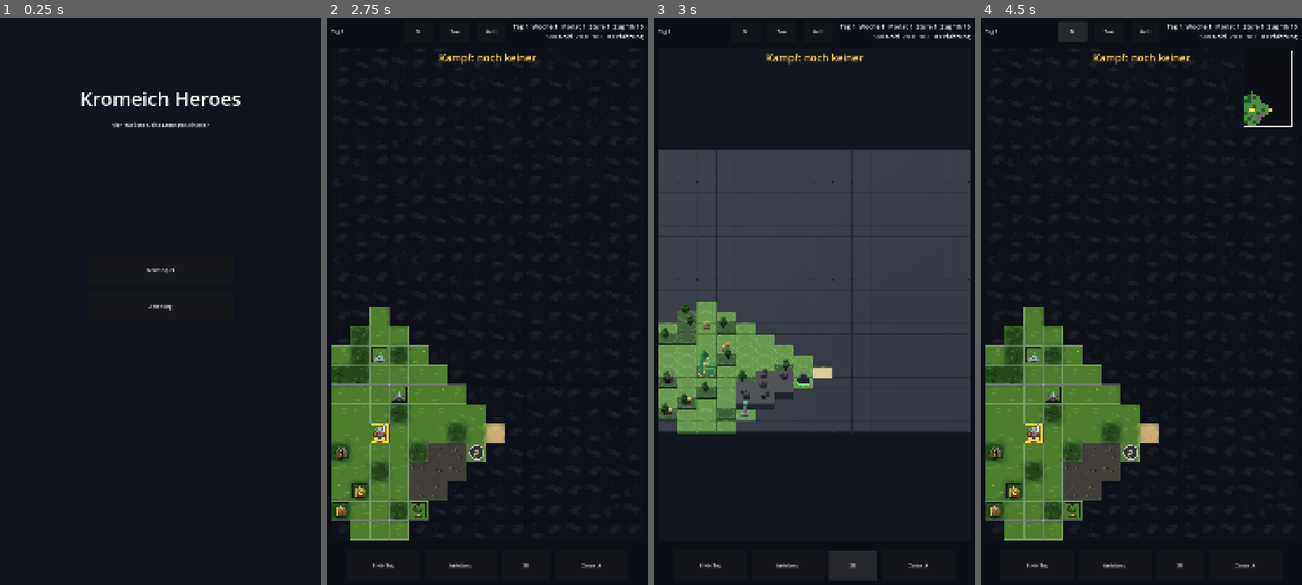
Above: before the commit, frames 1-4 (left to right).
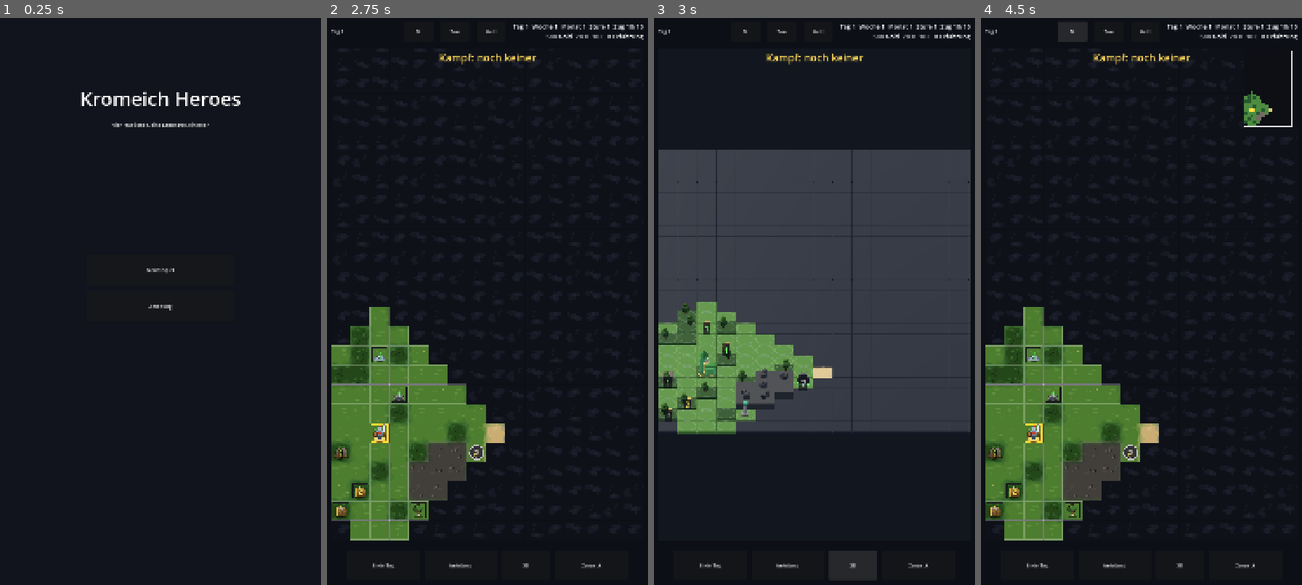
Above: after the commit, the same moments.

Repository: florianbrimmers-glitch/Kromeich-Partner
Game: Godot game, scene res://scenes/Main.tscn
The game is run twice, just before and just after one commit, with the same random seed, the same clock (stepped at 60 frames per second) and the same inputs.
Inputs (mouse positions are in pixels of both pictures, inside the frame that each line leads up to):
- Up to frame 1 (0.25 s): no input
- Up to frame 2 (2.75 s): click "Neues Spiel" at 0.5 s; click (487, 386) at 1.27 s; type "12" at 1.35 s; click "Waldvolk" at 2 s
- Up to frame 3 (3 s): click "3D" at 2.75 s
- Up to frame 4 (4.5 s): click "2D" at 3.5 s; click "M" at 4.25 s

Frames 1-2 are identical in both runs. In frame 3, 0.3% of the frame differs, in the area x 2-48%, y 53-72%; in frame 4, nothing differs.

Commit message:
It. 57: Wachzahlen auf der 3D-Karte, aus einer Quelle
Die Zahlen an Staedten, Monstern und Objekten standen DREIMAL fast gleich
im Zeichencode, und die raeumliche Karte haette eine vierte Kopie
gebraucht. Drei Kopien laufen auseinander; vier ganz sicher.

_guard_labels() liefert sie jetzt einmal als {Feld: {text, color, frac}}.
Die 2D-Karte liest sie beim Zeichnen, die 3D-Ansicht legt sie als flache
Schrift ueber das Bild. Die Regeln sind unveraendert: eine fremde Stadt
zeigt ihre Garnison nur sichtbar, ein Monster bleibt im erkundeten Nebel
sichtbar aber als "?", die Staerke steht erst unter halber Sichtweite
fest. Neu ist nur, dass es sie einmal gibt.

ZWEI BEFUNDE:

1. Der Abgleich lief im falschen Takt. Die 3D-Karte wurde ueber ein
   Schmutzig-Bit im _process aufgebaut, gezeichnet wird aber im _draw.
   Die Zahlen brauchen die KAMERA, um ihre Bildpunkte zu rechnen - und
   die stand beim ersten Zeichnen noch auf ihrem Anfangswert:
   Schriftgroesse 567, irgendwo ausserhalb, danach kein Neuzeichnen mehr,
   das es korrigiert haette. Auf dem Bild sah es aus, als gaebe es die
   Zahlen nicht. Jetzt haengt _map3d_apply am Anfang von _draw_map -
   dasselbe Muster wie _field3d_apply im Kampfschirm, das von Anfang an
   richtig war. Zwei Schirme, zwei Muster fuer dieselbe Aufgabe: das war
   der eigentliche Fehler.

2. Gelbe Zahl auf gelber Scheibe. In 2D sitzt die Zahl auf einer grauen
   Scheibe mit farbigem Ring aussenherum; in 3D IST die Scheibe die
   Bedrohungsfarbe. Die Zahl war da und unsichtbar. Jetzt liegt ein
   dunkler Traeger darunter - unabhaengig davon, was darunter steht.

test_world3d prueft die Liste als Eigenschaften: jedes sichtbare Monster
traegt eine Zahl, eigene Staedte nicht, nichts auf unerforschtem Feld,
jede Zahl ist Ziffer oder "?". Dazu eine Pruefung, ob MAP_WIDTH ueber
get() ueberhaupt ankommt - waere es 0, waeren die drei Pruefungen darunter
gruen, ohne etwas zu pruefen.

Alle 25 Suiten gruen.

Co-Authored-By: Claude Opus 5 <noreply@anthropic.com>
Claude-Session: https://claude.ai/code/session_01PbmYhJGHjN5Xn9n64Vbz1B

Diff:
--- a/game/scripts/ui/WorldMapScreen.gd
+++ b/game/scripts/ui/WorldMapScreen.gd
@@ -414,10 +414,9 @@
 var _map3d = null
 var _map3d_vp: SubViewport = null
 var _map3d_on: bool = false
-# Der Aufbau wird nicht sofort erledigt, sondern EINMAL pro Bild. Beim
-# Ziehen der Karte feuert _request_redraw je Mausbewegung; ohne diesen
-# Riegel wuerden 468 Kacheln mehrfach im selben Bild neu aufgestellt.
-var _map3d_dirty: bool = false
+# Der Abgleich haengt am Zeichnen der Kartenflaeche (siehe _draw_map).
+# Godot fasst mehrere queue_redraw eines Bildes zusammen, also wird auch
+# beim Ziehen nur einmal je Bild neu aufgestellt.
 # Minimap: vollstaendig sichtbare Uebersichtskarte oben rechts. Zeichnet
 # pro Kachel ein Farb-Pixel, das aktuelle Viewport-Rechteck und
 # Helden-Positionen. Tap springt zum entsprechenden Feld.
@@ -1488,7 +1487,20 @@
 	# Bei aktiver 3D-Ansicht wird die 2D-Karte NICHT gezeichnet. Sie laege
 	# sonst deckend darueber, und weil beide dasselbe Modell zeigen, waere
 	# nicht einmal zu sehen, dass zwei Ansichten uebereinanderliegen.
+	# EIN TRICHTER FUER BEIDE ANSICHTEN - dasselbe Muster wie
+	# `_field3d_apply` im Kampfschirm. Jeder Weg, der die Karte aendert,
+	# ruft schon `queue_redraw`; den Abgleich hier anzuhaengen heisst, dass
+	# es keine Stelle gibt, an der man ihn vergessen kann.
+	#
+	# VORHER LIEF ER IM _process MIT EINEM SCHMUTZIG-BIT, und das war
+	# falsch herum: die Zahlen ueber der 3D-Karte brauchen die KAMERA, um
+	# ihre Bildpunkte zu rechnen, und die stand beim Zeichnen noch auf
+	# ihrem Anfangswert. Ergebnis waren Zahlen in Schriftgroesse 567
+	# irgendwo ausserhalb - und danach nie wieder ein Neuzeichnen, das sie
+	# korrigiert haette. Auf dem Bild sah es aus, als gaebe es sie nicht.
+	_map3d_apply()
 	if _map3d_on:
+		_draw_map3d_labels()
 		return
 	var tiles: Array = _map["tiles"]
 	var origin := _map_origin()
@@ -1503,6 +1515,7 @@
 	# einer vergleichbaren Einheit. Der Spieler verlor seine Armee an
 	# einen Kampf, den die Karte gelb (= Sieg mit Verlusten) anzeigte.
 	var eff_gold: int = _player_gold_power()
+	var labels: Dictionary = _guard_labels()
 	var mfont: Font = ThemeDB.fallback_font
 	for y in range(MAP_HEIGHT):
 		for x in range(MAP_WIDTH):
@@ -1582,19 +1595,13 @@
 			_map_area.draw_rect(crect, _ai_ring_color(owner), false, 4.0)
 		else:
 			_map_area.draw_rect(crect, Color(0.1, 0.1, 0.12), false, 2.0)
-		var garrison: int = Garrison.total(city.get("garrison_army", {}))
-		if owner != OWNER_HERO and garrison > 0 and cfog == FOG_VISIBLE:
-			var cdist: int = abs(cp.x - _hero.position.x) + abs(cp.y - _hero.position.y)
-			var gtxt: String
-			var gcol: Color
-			if cdist <= MONSTER_VIEW_RANGE:
-				gtxt = str(garrison)
-				gcol = _threat_color(eff_gold,
-					_threat_gold(city.get("garrison_army", {}) as Dictionary))
-			else:
-				gtxt = "?"
-				gcol = Color(0.75, 0.75, 0.75)
-			var gsize: int = int(_tile_size * 0.45)
+		# Text und Farbe kommen aus _guard_labels() - die Regel, WANN eine
+		# Zahl steht und ob sie "?" ist, gibt es nur dort.
+		if labels.has(cp):
+			var gl: Dictionary = labels[cp]
+			var gtxt: String = String(gl["text"])
+			var gcol: Color = gl["color"] as Color
+			var gsize: int = int(_tile_size * float(gl["frac"]))
 			var gs := mfont.get_string_size(gtxt, HORIZONTAL_ALIGNMENT_CENTER, -1, gsize)
 			var gcenter := cpos + Vector2(_tile_size * 0.5, _tile_size * 0.5)
 			var gp := gcenter + Vector2(-gs.x * 0.5, gs.y * 0.3)
@@ -1614,22 +1621,14 @@
 		var mfog: int = _fog_get(_fog_player, mp)
 		if mfog == FOG_HIDDEN:
 			continue
-		var mstr: int = int(m["strength"])
 		var mpx := origin + Vector2(mp.x * _tile_size + _tile_size * 0.5, mp.y * _tile_size + _tile_size * 0.5)
 		var mrad := _tile_size * 0.36
-		var dist: int = abs(mp.x - _hero.position.x) + abs(mp.y - _hero.position.y)
-		var txt: String
-		var tcol: Color
-		# Staerke steht erst unter halber Held-Sichtweite fest (Nahaufklae-
-		# rung). Darueber hinaus bleibt das Monster sichtbar, aber mit "?".
-		if mfog == FOG_VISIBLE and dist <= (HERO_SIGHT / 2):
-			# Angezeigt wird die ANZAHL der Kreaturen (das sieht man auf
-			# dem Feld), die FARBE kommt aus dem Gold-Vergleich.
-			txt = str(_monster_count(m))
-			tcol = _threat_color(eff_gold, _threat_gold_of_monster(m))
-		else:
-			txt = "?"
-			tcol = Color(0.75, 0.75, 0.75)
+		# Zahl und Farbe aus _guard_labels(): die Staerke steht erst unter
+		# halber Held-Sichtweite fest, darueber bleibt das Monster sichtbar,
+		# zeigt aber "?". Die Regel steht dort, nicht hier.
+		var ml: Dictionary = labels.get(mp, {})
+		var txt: String = String(ml.get("text", "?"))
+		var tcol: Color = ml.get("color", Color(0.75, 0.75, 0.75)) as Color
 		# Kreatur-Sprite statt abstrakter Scheibe (It. 35). Die Scheibe
 		# bleibt als Untergrund - sie traegt den Prognose-Ring und hebt die
 		# Figur vom Gelaende ab. Fehlt ein Sprite, bleibt es beim alten Bild.
@@ -1717,23 +1716,11 @@
 			_map_area.draw_rect(orect, _ai_ring_color(oowner), false, 4.0)
 		else:
 			_map_area.draw_rect(orect, Color(0.1, 0.1, 0.12), false, 2.0)
-		var ogd: int = int(obj.get("guard", 0))
-		if ogd > 0 and ofog == FOG_VISIBLE:
-			var odist: int = abs(op.x - _hero.position.x) + abs(op.y - _hero.position.y)
-			var otxt: String
-			var ocol: Color
-			if odist <= MONSTER_VIEW_RANGE:
-				# Zahl = Kreaturen der Wache, Farbe = Gold-Vergleich.
-				var g_army: Dictionary = _object_guard_army(obj)
-				var g_cnt: int = 0
-				for gk in g_army.keys():
-					g_cnt += int(g_army[gk])
-				otxt = str(maxi(1, g_cnt))
-				ocol = _threat_color(eff_gold, _threat_gold(g_army))
-			else:
-				otxt = "?"
-				ocol = Color(0.75, 0.75, 0.75)
-			var osize: int = int(_tile_size * 0.4)
+		if labels.has(op):
+			var ol: Dictionary = labels[op]
+			var otxt: String = String(ol["text"])
+			var ocol: Color = ol["color"] as Color
+			var osize: int = int(_tile_size * float(ol["frac"]))
 			var oss := mfont.get_string_size(otxt, HORIZONTAL_ALIGNMENT_CENTER, -1, osize)
 			var ocenter := opos + Vector2(_tile_size * 0.5, _tile_size * 0.5)
 			var op2 := ocenter + Vector2(-oss.x * 0.5, oss.y * 0.3)
@@ -1994,9 +1981,7 @@
 		_map_area.queue_redraw()
 	if _minimap != null:
 		_minimap.queue_redraw()
-	# Ein Trichter fuer beide Ansichten: was die 2D-Karte neu zeichnen
-	# laesst, aendert auch die raeumliche.
-	_map3d_dirty = true
+
 
 
 func _toggle_sound() -> void:
@@ -2018,7 +2003,6 @@
 	var btn := get_node_or_null(view3d_toggle_path) as Button
 	if btn != null:
 		btn.text = "2D" if _map3d_on else "3D"
-	_map3d_dirty = true
 	_request_redraw()
 
 
@@ -2046,12 +2030,6 @@
 	cont.add_child(_map3d_vp)
 	_map3d = preload("res://scripts/ui/WorldMap3D.gd").new()
 	_map3d_vp.add_child(_map3d)
-
-
-func _process(_delta: float) -> void:
-	if _map3d_dirty:
-		_map3d_dirty = false
-		_map3d_apply()
 
 
 func _map3d_apply() -> void:
@@ -4047,6 +4025,109 @@
 	OBJECT_LEARNING: "obj_learning",
 	OBJECT_WINDMILL: "obj_windmill",
 }
+
+# DIE WACHZAHLEN AN EINER STELLE.
+#
+# Sie standen dreimal fast gleich im Zeichencode - einmal fuer Staedte,
+# einmal fuer Monster, einmal fuer Objekte -, und die raeumliche Ansicht
+# haette eine vierte Kopie gebraucht. Drei Kopien laufen auseinander; vier
+# ganz sicher. Jetzt entsteht die Liste einmal, die 2D-Karte liest sie beim
+# Zeichnen und die 3D-Ansicht legt sie als flache Schrift ueber das Bild.
+#
+# Die REGELN bleiben, wie sie waren: eine Stadt zeigt ihre Garnison nur,
+# wenn sie fremd und sichtbar ist; ein Monster bleibt im erkundeten Nebel
+# sichtbar, seine Staerke aber erst unter halber Sichtweite; alles
+# Weiterentfernte steht als "?" da. Die Zahl ist die Stueckzahl, die Farbe
+# kommt aus dem Gold-Vergleich (It. 38).
+func _guard_labels() -> Dictionary:
+	var out: Dictionary = {}
+	if _hero == null:
+		return out
+	var eff_gold: int = _player_gold_power()
+	var hp: Vector2i = _hero.position
+	for city in _cities:
+		var cd: Dictionary = city as Dictionary
+		var cp: Vector2i = cd["pos"]
+		var garrison: int = Garrison.total(cd.get("garrison_army", {}))
+		if int(cd.get("owner", OWNER_NEUTRAL)) == OWNER_HERO or garrison <= 0:
+			continue
+		if _fog_get(_fog_player, cp) != FOG_VISIBLE:
+			continue
+		var near: bool = absi(cp.x - hp.x) + absi(cp.y - hp.y) <= MONSTER_VIEW_RANGE
+		out[cp] = {
+			"text": str(garrison) if near else "?",
+			"color": _threat_color(eff_gold,
+				_threat_gold(cd.get("garrison_army", {}) as Dictionary))
+				if near else Color(0.75, 0.75, 0.75),
+			"frac": 0.45,
+		}
+	for m in _monsters:
+		var md: Dictionary = m as Dictionary
+		var mp: Vector2i = md["pos"]
+		var mfog: int = _fog_get(_fog_player, mp)
+		if mfog == FOG_HIDDEN:
+			continue
+		var mnear: bool = mfog == FOG_VISIBLE \
+			and absi(mp.x - hp.x) + absi(mp.y - hp.y) <= (HERO_SIGHT / 2)
+		out[mp] = {
+			"text": str(_monster_count(md)) if mnear else "?",
+			"color": _threat_color(eff_gold, _threat_gold_of_monster(md))
+				if mnear else Color(0.75, 0.75, 0.75),
+			"frac": 0.55,
+		}
+	for obj in _objects:
+		var od: Dictionary = obj as Dictionary
+		var op: Vector2i = od["pos"]
+		if int(od.get("guard", 0)) <= 0:
+			continue
+		if _fog_get(_fog_player, op) != FOG_VISIBLE:
+			continue
+		var onear: bool = absi(op.x - hp.x) + absi(op.y - hp.y) <= MONSTER_VIEW_RANGE
+		var g_army: Dictionary = _object_guard_army(od)
+		var g_cnt: int = 0
+		for gk in g_army.keys():
+			g_cnt += int(g_army[gk])
+		out[op] = {
+			"text": str(maxi(1, g_cnt)) if onear else "?",
+			"color": _threat_color(eff_gold, _threat_gold(g_army))
+				if onear else Color(0.75, 0.75, 0.75),
+			"frac": 0.40,
+		}
+	return out
+
+
+# Die Wachzahlen ueber der raeumlichen Karte. Sie bleiben FLACH: Schrift im
+# Raum waere entweder schraeg gestellt oder ein Schild, das seine Kachel
+# verlaesst - dieselbe Entscheidung wie beim Kampfbrett (It. 55).
+func _draw_map3d_labels() -> void:
+	if _map3d == null:
+		return
+	var font: Font = ThemeDB.fallback_font
+	if font == null:
+		return
+	var px: float = _map3d.cell_pixels()
+	if px <= 1.0:
+		return
+	var labels: Dictionary = _guard_labels()
+	for cell in labels.keys():
+		var e: Dictionary = labels[cell]
+		var size: int = int(maxf(14.0, px * float(e["frac"])))
+		var txt: String = String(e["text"])
+		var sz: Vector2 = font.get_string_size(txt, HORIZONTAL_ALIGNMENT_CENTER,
+			-1, size)
+		var ctr: Vector2 = _map3d.project_cell(cell as Vector2i, 0.0)
+		# DUNKLER TRAEGER HINTER DER ZAHL. In 2D sitzt sie auf einer grauen
+		# Scheibe mit farbigem Ring aussenherum; in 3D IST die Scheibe die
+		# Bedrohungsfarbe, und eine gelbe Zahl auf gelber Scheibe war
+		# schlicht nicht da. Der Traeger loest das unabhaengig davon, was
+		# unter der Zahl steht - Gelaende, Figur oder Markierung.
+		var pad := Vector2(6.0, 2.0)
+		_map_area.draw_rect(Rect2(ctr - sz * 0.5 - pad, sz + pad * 2.0),
+			Color(0.06, 0.07, 0.09, 0.72), true)
+		var at: Vector2 = ctr + Vector2(-sz.x * 0.5, sz.y * 0.32)
+		_map_area.draw_string(font, at, txt, HORIZONTAL_ALIGNMENT_CENTER, -1,
+			size, e["color"] as Color)
+
 
 func _map3d_ctx() -> Dictionary:
 	var cities_out: Array = []
--- a/game/tools/test_world3d.gd
+++ b/game/tools/test_world3d.gd
@@ -42,6 +42,7 @@
 	await _test_fog_hides_tiles()
 	await _test_tile_at_roundtrip()
 	await _test_screen_integration()
+	await _test_guard_labels()
 
 	var missing: Array = []
 	for m in get_method_list():
@@ -258,6 +259,73 @@
 	_done.append("_test_screen_integration")
 
 
+# Die Wachzahlen an Staedten, Monstern und Objekten standen bis It. 56
+# DREIMAL fast gleich im Zeichencode, und die raeumliche Ansicht haette
+# eine vierte Kopie gebraucht. Jetzt liefert `_guard_labels()` sie einmal;
+# dieser Test haelt die REGELN fest, nach denen sie entstehen - sonst
+# faellt beim naechsten Umbau nur auf, dass irgendwo eine Zahl fehlt.
+func _test_guard_labels() -> void:
+	print("== Wachzahlen: eine Quelle, klare Regeln ==")
+	var scene := load("res://scenes/WorldMap.tscn") as PackedScene
+	var wm = scene.instantiate()
+	root.add_child(wm)
+	await process_frame
+	wm.call("_start", 4711, 1)
+	await process_frame
+
+	var labels: Dictionary = wm.call("_guard_labels")
+	var fog: Array = wm.get("_fog_player")
+	var w: int = int(wm.get("MAP_WIDTH"))
+	# NACHFRAGEN, OB DIE BREITE ANKAM: `get()` auf eine Konstante liefert
+	# in manchen Godot-Fassungen null, und daraus wuerde still 0 - dann
+	# zeigte `fog[y * 0 + x]` auf lauter gueltige, aber falsche Felder, und
+	# die drei Pruefungen darunter waeren gruen, ohne etwas zu pruefen.
+	_check(w == 18, "MAP_WIDTH ist lesbar und plausibel (%d)" % w)
+
+	# Ein Monster auf einer nicht mehr verborgenen Kachel MUSS eine Zahl
+	# haben - im Nebel steht sie als "?" da, aber sie fehlt nie.
+	var missing: Array = []
+	for m in (wm.get("_monsters") as Array):
+		var mp: Vector2i = (m as Dictionary)["pos"]
+		var f: int = int(fog[mp.y * w + mp.x])
+		if f != 0 and not labels.has(mp):
+			missing.append(str(mp))
+	_check(missing.is_empty(), "jedes sichtbare Monster traegt eine Zahl (%s)"
+		% str(missing))
+
+	# Die eigene Stadt zeigt keine Wachzahl - sie ist keine Bedrohung.
+	var own: Array = []
+	for c in (wm.get("_cities") as Array):
+		var cd: Dictionary = c as Dictionary
+		if int(cd.get("owner", -1)) == int(wm.get("OWNER_HERO")) \
+				and labels.has(Vector2i(cd["pos"])):
+			own.append(str(cd["pos"]))
+	_check(own.is_empty(), "eigene Staedte tragen keine Wachzahl (%s)" % str(own))
+
+	# Nichts auf einer VERBORGENEN Kachel.
+	var leaked: Array = []
+	for cell in labels.keys():
+		var cv: Vector2i = cell
+		if int(fog[cv.y * w + cv.x]) == 0:
+			leaked.append(str(cv))
+	_check(leaked.is_empty(), "keine Zahl auf unerforschtem Feld (%s)" % str(leaked))
+
+	# Jede Zahl ist entweder eine Ziffernfolge oder das Fragezeichen -
+	# nichts dazwischen, und nie leer.
+	var bad: Array = []
+	for cell in labels.keys():
+		var t: String = String((labels[cell] as Dictionary)["text"])
+		if t != "?" and not t.is_valid_int():
+			bad.append(t)
+	_check(bad.is_empty(), "jede Zahl ist Ziffer oder \"?\" (%s)" % str(bad))
+	_check(not labels.is_empty(),
+		"Seed 4711 zeigt in Zug 1 ueberhaupt Wachzahlen (%d)" % labels.size())
+
+	wm.queue_free()
+	await process_frame
+	_done.append("_test_guard_labels")
+
+
 func _terrain_instances() -> int:
 	var n := 0
 	for name in _view._multi.keys():
Not shown, changed: game/CLAUDE.md
